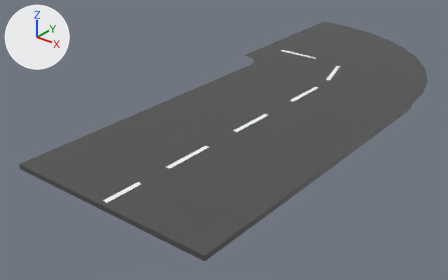
Renders of the Blender file Assets/Models/Modular Road/CurveLeft.blend from each side of a commit.
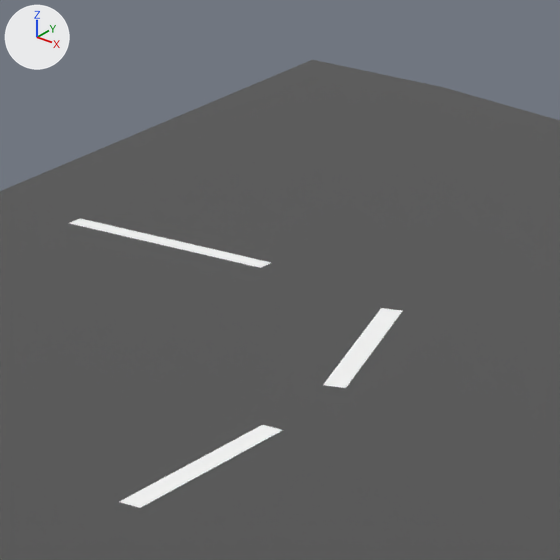
Each version appears first whole from a 50 mm camera at (6.28, -8.17, 4.87) aimed at (-1.1, 1.06, -0.86), and next in a close-up on the part from 60% to 82% of the width and 4% to 40% of the height. Arrows for +X, +Y and +Z are at upper left; the lights stay in place.
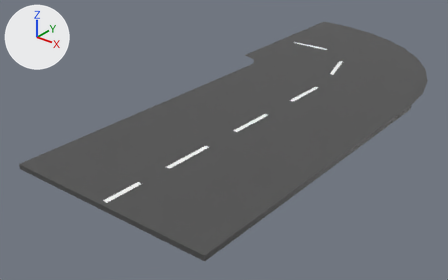
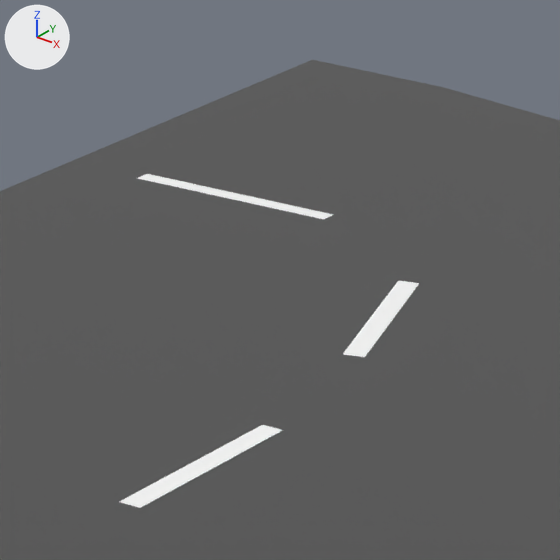
Changed parts and their boxes [x1, y1, x2, y2] in the close-ups (560 x 560 px):
```json
{"object": "Plane.005", "change": "moved", "before": [70, 219, 271, 268], "after": [138, 174, 333, 219]}
{"object": "Plane.004", "change": "moved", "before": [323, 308, 402, 388], "after": [343, 281, 419, 357]}
```

The change, as JSON lines over the scene's bpy script:
```json
{"op": "set", "path": "ob_plane_004.location", "old": "(-0.185, 3.918, 0.047)", "new": "(-0.306, 4.281, 0.047)"}
{"op": "set", "path": "ob_plane_005.location", "old": "(-1.547, 4.578, 0.047)", "new": "(-1.683, 5.349, 0.047)"}
```
